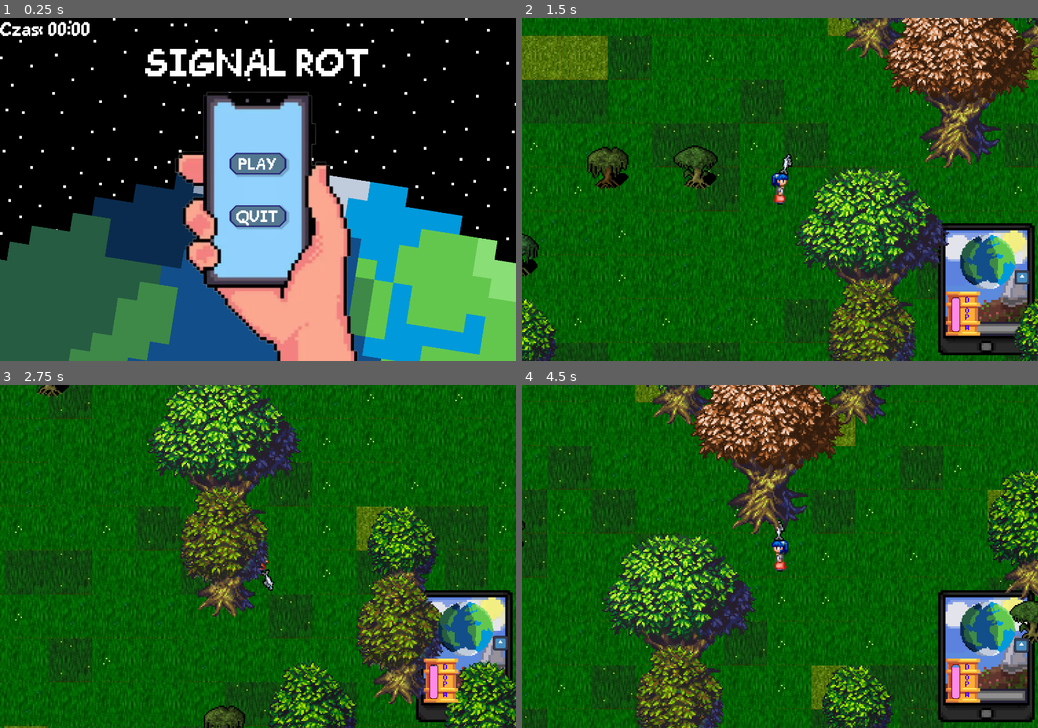
Above: before the commit, frames 1-4 (two rows, left to right).
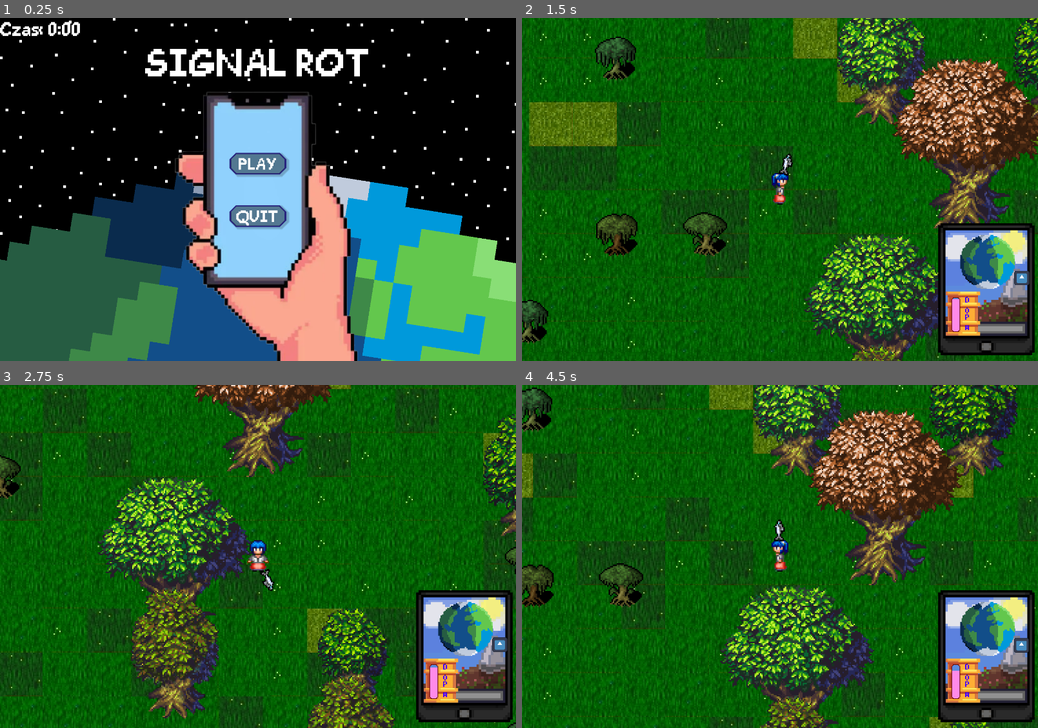
Above: after the commit, the same moments.

Repository: mikowy001/hackaton26
Game: Godot game, scene res://scenes/Main_Menu.tscn
Two runs of this game, one before a commit and one after it. Both use one fixed random seed, a clock stepped at 60 frames per second and the inputs below. The engine's default icon, where the game draws it, is replaced by a stand-in: a white triangle on a blue panel in a dark square.
Inputs:
- Up to frame 1 (0.25 s): no input
- Up to frame 2 (1.5 s): click "PLAY" at 0.5 s; tap Enter at 1.25 s; hold D (move_right) from 1.28 s (still down); hold Space (spacja) from 1.28 s (still down)
- Up to frame 3 (2.75 s): release D (move_right) at 2.03 s; release Space (spacja) at 2.03 s; hold S (move_down) from 2.03 s (still down); tap Space (spacja) at 2.1 s
- Up to frame 4 (4.5 s): release S (move_down) at 2.78 s; hold D (move_right) 2.78-3.53 s; hold Space (spacja) 2.78-3.53 s; hold W (move_up) 3.53-4.28 s; tap Space (spacja) at 3.6 s; hold A (move_left) from 4.28 s (still down); hold Space (spacja) from 4.28 s (still down)

The runs differ from the first frame. In frame 1, 0.1% of the frame differs, in the area x 11-18%, y 1-6%; in frame 2, 49%; in frame 3, 50%; in frame 4, 55%, in the area x 0-100%, y 0-100%.
Error before the commit: Invalid operands 'String' and 'Object' in operator '+'. (res://scripts/Menu/Wyświetlacz_Czasu.gd:17)

Commit message:
fix

Diff:
--- a/scenes/Player/Player.tscn
+++ b/scenes/Player/Player.tscn
@@ -7,6 +7,7 @@
 [ext_resource type="Texture2D" uid="uid://rm8gs2x2vxm" path="res://assets/aPHONEd.png" id="4_fxc31"]
 [ext_resource type="PackedScene" uid="uid://bu1amv7lvxoiy" path="res://scenes/ui/compass.tscn" id="4_xcisb"]
 [ext_resource type="Texture2D" uid="uid://3ec1yvy4ynk4" path="res://assets/ryba.png" id="6_socpp"]
+[ext_resource type="Shader" uid="uid://7ujk612gd6es" path="res://scenes/Player/dopamine.gdshader" id="7_mono"]
 
 [sub_resource type="AtlasTexture" id="AtlasTexture_h00vy"]
 atlas = ExtResource("1_h00vy")
@@ -177,6 +178,11 @@
 [sub_resource type="CapsuleShape2D" id="CapsuleShape2D_ky53y"]
 radius = 5.0
 height = 16.0
+
+[sub_resource type="ShaderMaterial" id="ShaderMaterial_mono"]
+shader = ExtResource("7_mono")
+shader_parameter/brightness = 1.0
+shader_parameter/mono = 0.0
 
 [node name="Player" type="CharacterBody2D" unique_id=2074806864]
 script = ExtResource("1_ved6o")
@@ -196,6 +202,7 @@
 [node name="Camera2D" type="Camera2D" parent="." unique_id=73176397]
 
 [node name="TextureRect" type="TextureRect" parent="Camera2D" unique_id=1902717739]
+z_index = 2
 offset_left = 94.0
 offset_top = 14.0
 offset_right = 206.0
@@ -226,3 +233,13 @@
 offset_right = -10.0
 offset_bottom = 8.0
 texture = ExtResource("6_socpp")
+
+[node name="BackBufferCopy" type="BackBufferCopy" parent="." unique_id=918273645]
+
+[node name="MonoOverlay" type="ColorRect" parent="." unique_id=918273646]
+material = SubResource("ShaderMaterial_mono")
+anchors_preset = 15
+anchor_right = 1.0
+anchor_bottom = 1.0
+grow_horizontal = 2
+grow_vertical = 2
--- a/scenes/Player/dopamine.gdshader
+++ b/scenes/Player/dopamine.gdshader
@@ -1,12 +1,17 @@
 shader_type canvas_item;
+render_mode unshaded;
 
+// Screen texture sampled back through a BackBufferCopy placed before this overlay.
 uniform sampler2D SCREEN_TEXTURE : hint_screen_texture, filter_linear_mipmap;
 
-uniform float nightness : hint_range(0.0, 1.0) = 0.0;
-uniform vec3 night_tint : source_color = vec3(0.08, 0.12, 0.28);
+// Both driven by sciemnianie.gd from the current dopamine level.
+uniform float brightness : hint_range(0.0, 1.0) = 1.0;
+uniform float mono : hint_range(0.0, 1.0) = 0.0;
 
 void fragment() {
-	vec4 screen_col = texture(SCREEN_TEXTURE, SCREEN_UV);
-	vec3 dark_col = screen_col.rgb * night_tint;
-	COLOR = vec4(mix(screen_col.rgb, dark_col, nightness), screen_col.a);
+	vec3 col = texture(SCREEN_TEXTURE, SCREEN_UV).rgb;
+	float gray = dot(col, vec3(0.2126, 0.7152, 0.0722));
+	col = mix(col, vec3(gray), mono);
+	col *= brightness;
+	COLOR = vec4(col, 1.0);
 }
--- a/scenes/Player/sciemnianie.gd
+++ b/scenes/Player/sciemnianie.gd
@@ -1,11 +1,20 @@
 extends CanvasModulate
-
-@onready var bar: Node = $"../Camera2D/DopamineBar"
 
 const MIN_BRIGHTNESS := 0.08   # "near 0" instead of pitch black
 const MAX_DOPAMINE := 100.0    # matches the bar's default max
 
+@onready var bar = get_node_or_null("../Camera2D/TextureRect/DopamineBar")
+@onready var mono_overlay = get_node_or_null("../MonoOverlay")
+
 func _process(_delta: float) -> void:
-	var ratio := clampf(bar.get_dopamine() / MAX_DOPAMINE, 0.0, 1.0)
+	if bar == null:
+		return
+
+	var ratio := clampf(float(bar.get_dopamine()) / MAX_DOPAMINE, 0.0, 1.0)
 	var brightness := MIN_BRIGHTNESS + (1.0 - MIN_BRIGHTNESS) * ratio
-	color = Color(brightness, brightness, brightness)
+
+	# CanvasModulate stays white; the overlay shader handles both effects,
+	# so the darkening is not applied twice.
+	if mono_overlay != null and mono_overlay.material != null:
+		mono_overlay.material.set_shader_parameter("brightness", brightness)
+		mono_overlay.material.set_shader_parameter("mono", 1.0 - ratio)
--- a/scripts/Menu/Wyświetlacz_Czasu.gd
+++ b/scripts/Menu/Wyświetlacz_Czasu.gd
@@ -10,7 +10,7 @@
 	return data;
 
 func _on_label_2_ready() -> void:
-	if  FileAccess.open(filePath, FileAccess.READ) != null:
+	if  FileAccess.open(filePath, FileAccess.READ) == null:
 		get_parent().text = "Czas: 0:00";
 	else:
 		var temp = load(filePath);
--- a/scripts/player/player.gd
+++ b/scripts/player/player.gd
@@ -17,7 +17,7 @@
 @onready var animated_sprite = $AnimatedSprite2D
 @onready var ryba = $ryba
 @onready var hotspot = get_node_or_null(hotspot_path)
-@onready var dopamine_bar = $Camera2D/DopamineBar
+@onready var dopamine_bar = get_node_or_null("Camera2D/TextureRect/DopamineBar")
 
 var last_direction = "walkDown"
 var orbit_angle: float = -3 * PI  # start on the left, where the fish was placed
--- a/world.tscn
+++ b/world.tscn
@@ -133,4 +133,4 @@
 
 [node name="Hotspot" parent="." unique_id=613247634 instance=ExtResource("4_aqk2v")]
 scale = Vector2(10, 10)
-dopamine_bar_path = NodePath("../Player/Camera2D/DopamineBar")
+dopamine_bar_path = NodePath("../Player/Camera2D/TextureRect/DopamineBar")
